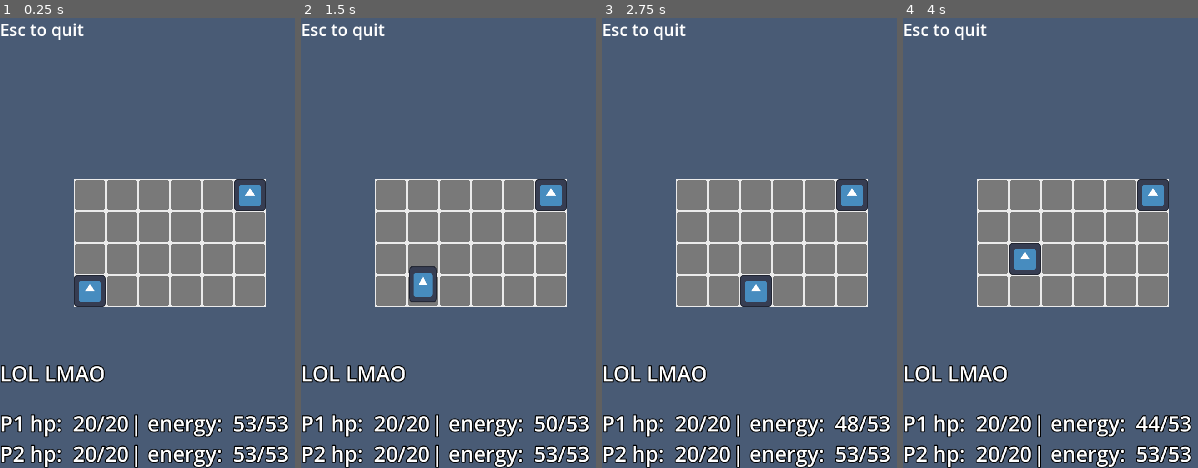
Above: before the commit, frames 1-4 (left to right).
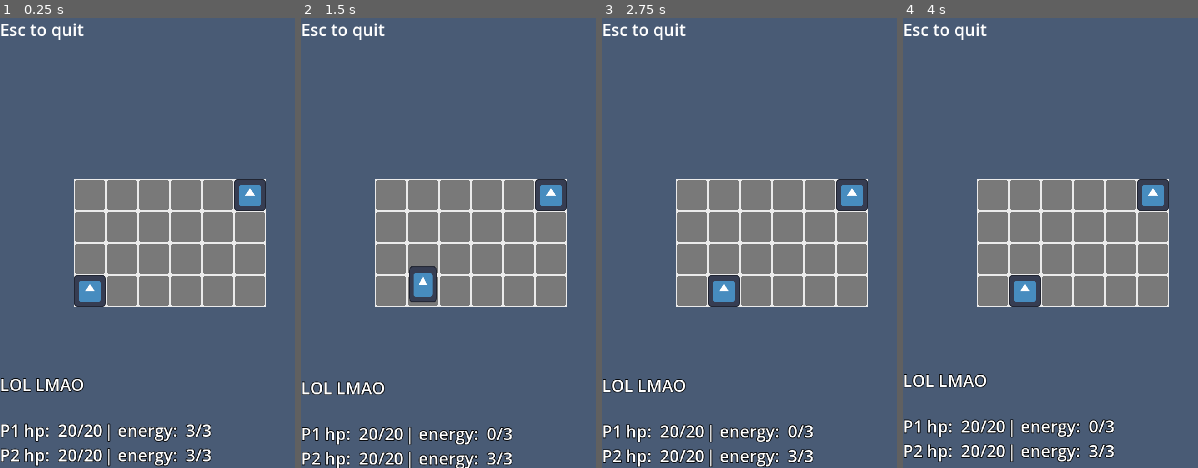
Above: after the commit, the same moments.

Repository: Mark0DumbASSdino/Gridworld-Battle-Simulator
Game: Godot game, scene res://screens/game/game.tscn
Two runs of this game, one before a commit and one after it. Both use one fixed random seed, a clock stepped at 60 frames per second and the inputs below. The engine's default icon, where the game draws it, is replaced by a stand-in: a white triangle on a blue panel in a dark square.
Inputs:
- Up to frame 1 (0.25 s): no input
- Up to frame 2 (1.5 s): hold D (right) 0.53-1.28 s; tap Space (attack) at 0.6, 1.35 s; hold S (down) from 1.28 s (still down)
- Up to frame 3 (2.75 s): release S (down) at 2.03 s; hold D (right) from 2.03 s (still down); tap Space (attack) at 2.1 s
- Up to frame 4 (4 s): release D (right) at 2.78 s; hold W (up) 2.78-3.53 s; tap Space (attack) at 2.85, 3.6 s; hold A (left) from 3.53 s (still down)

The runs differ from the first frame. In frame 1, 7.0% of the frame differs, in the area x 0-98%, y 77-100%; in frame 2, 7.5%; in frame 3, 8.6%, in the area x 0-98%, y 57-100%; in frame 4, 8.3%.

Commit message:
Add turn-based logic and animate GUI elements
Introduced turn-based control by restricting player actions to their turn and initializing the current turn in entities.gd. Added an input action for ending turns. Adjusted GUI element positions and added vertical animation to stats and turn indicators. Also updated font and outline sizes for improved GUI appearance.

Diff:
--- a/characters/brawn/brawn.gd
+++ b/characters/brawn/brawn.gd
@@ -39,6 +39,10 @@
 	for hitbox in hitboxes:
 		hitbox.disabled = not enable_hitbox
 
+	if Global.current_turn != self:
+		# If it ain't yo turn, you can't do stuff
+		return
+
 	if control_type == control_types.PLAYER:
 		player_component.move_handle_player()
 		player_component.attack_handle_player()
--- a/characters/brawn/brawn.tscn
+++ b/characters/brawn/brawn.tscn
@@ -105,7 +105,6 @@
 
 [node name="brawn" type="Node2D"]
 script = ExtResource("1_k1kry")
-max_energy = 53
 
 [node name="player_component" parent="." node_paths=PackedStringArray("grid_limit_component") instance=ExtResource("3_mfq06")]
 unique_name_in_owner = true
--- a/gui_txt.tres
+++ b/gui_txt.tres
@@ -1,6 +1,6 @@
 [gd_resource type="LabelSettings" format=3 uid="uid://cel2a2qsy4ryx"]
 
 [resource]
-font_size = 50
-outline_size = 10
+font_size = 40
+outline_size = 7
 outline_color = Color(0, 0, 0, 1)
--- a/project.godot
+++ b/project.godot
@@ -53,6 +53,11 @@
 "events": [Object(InputEventKey,"resource_local_to_scene":false,"resource_name":"","device":-1,"window_id":0,"alt_press …(191 unchanged characters)…
 ]
 }
+end_turn={
+"deadzone": 0.2,
+"events": [Object(InputEventKey,"resource_local_to_scene":false,"resource_name":"","device":-1,"window_id":0,"alt_pressed":false,"shift_pressed":false,"ctrl_pressed":false,"meta_pressed":false,"pressed":false,"keycode":0,"physical_keycode":69,"key_label":0,"unicode":101,"location":0,"echo":false,"script":null)
+]
+}
 
 [layer_names]
 
--- a/screens/game/entities.gd
+++ b/screens/game/entities.gd
@@ -12,3 +12,5 @@
 
 	Global.player_1 = player_1
 	Global.player_2 = player_2
+
+	Global.current_turn = player_1
--- a/screens/game/game.tscn
+++ b/screens/game/game.tscn
@@ -48,13 +48,10 @@
 text = "Esc to quit"
 
 [node name="who_turn" type="VBoxContainer" parent="GUI"]
-anchors_preset = 2
-anchor_top = 1.0
-anchor_bottom = 1.0
-offset_top = -262.0
-offset_right = 253.0
-offset_bottom = -193.0
-grow_vertical = 0
+unique_name_in_owner = true
+offset_top = 853.0
+offset_right = 202.0
+offset_bottom = 967.0
 script = ExtResource("6_2v4l3")
 
 [node name="turn" type="Label" parent="GUI/who_turn"]
@@ -65,11 +62,12 @@
 vertical_alignment = 1
 
 [node name="stats" type="HBoxContainer" parent="GUI"]
+unique_name_in_owner = true
 anchors_preset = 2
 anchor_top = 1.0
 anchor_bottom = 1.0
-offset_top = -142.0
-offset_right = 296.0
+offset_top = -114.0
+offset_right = 526.0
 grow_vertical = 0
 
 [node name="hps" type="VBoxContainer" parent="GUI/stats"]
--- a/screens/game/gui.gd
+++ b/screens/game/gui.gd
@@ -1 +1,13 @@
 extends CanvasLayer
+
+var time : float
+
+func _process(delta: float) -> void:
+	time = wrapf(time + delta, 0, 180)
+
+	%stats.global_position.y = (
+		960 + (sin(time) * 10)
+	)
+	%who_turn.global_position.y = (
+		850 + (sin(time) * 10)
+	)
